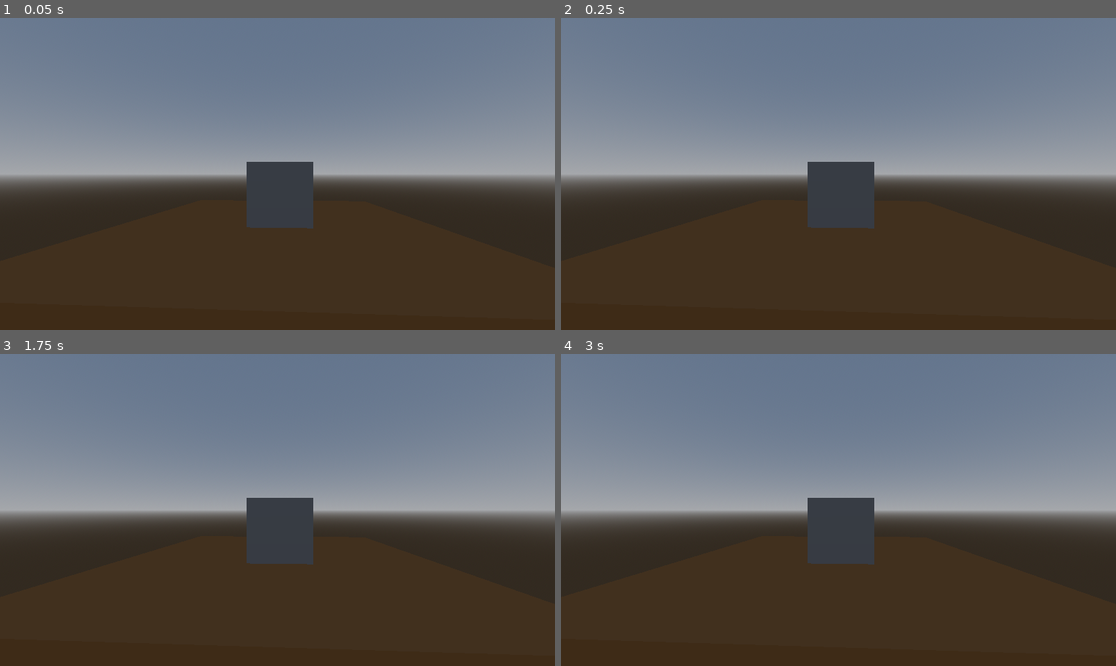
Above: before the commit, frames 1-4 (two rows, left to right).
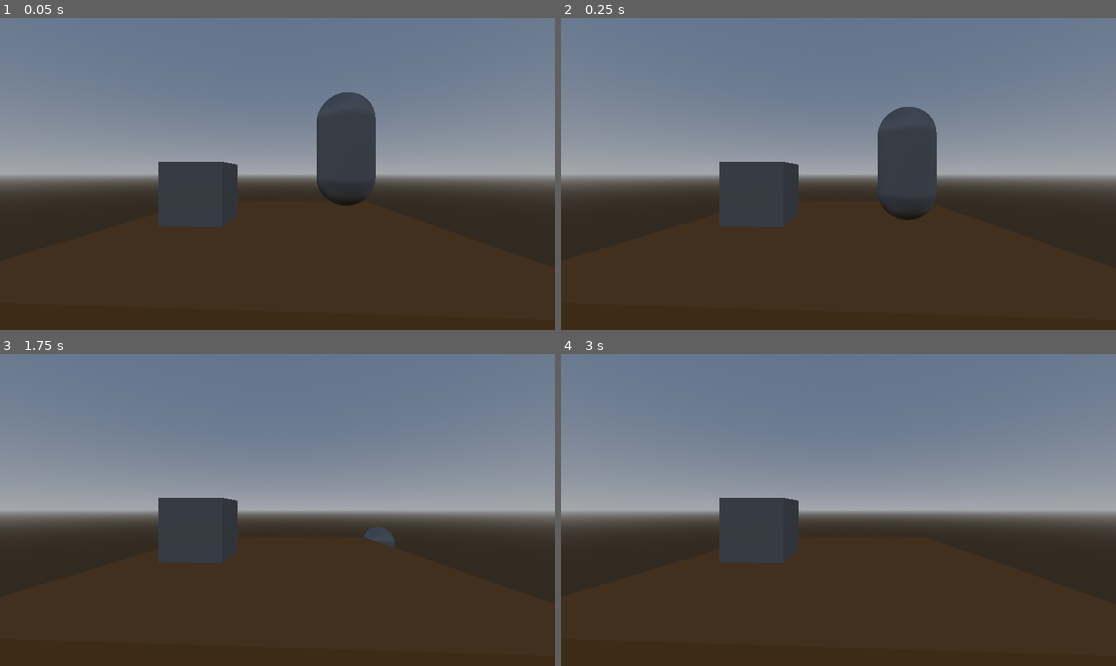
Above: after the commit, the same moments.

Repository: mufasa-dev/Uma-aventura-na-Cidade-Slime
Game: Godot game, scene res://world.tscn
Two runs of this game, one before a commit and one after it. Both use one fixed random seed, a clock stepped at 60 frames per second and the inputs below.
Inputs:
- Up to frame 1 (0.05 s): no input
- Up to frame 2 (0.25 s): no input
- Up to frame 3 (1.75 s): tap Enter (ui_accept) at 0.5, 0.6, 0.77, 1.07, 1.35, 1.52 s; hold Right (ui_right) 0.53-1.28 s; hold Down (ui_down) from 1.28 s (still down)
- Up to frame 4 (3 s): tap Enter (ui_accept) at 1.82, 2.1, 2.75, 2.85 s; release Down (ui_down) at 2.03 s; hold Right (ui_right) 2.03-2.78 s; hold Up (ui_up) from 2.78 s (still down)

The runs differ from the first frame. In frame 1, 7.8% of the frame differs, in the area x 28-68%, y 23-68%; in frame 2, 7.5%; in frame 3, 4.9%; in frame 4, 4.7%.

Commit message:
feat: create example character

Diff:
--- /dev/null
+++ b/novo-projeto-de-jogo/scripts/player.gd
@@ -0,0 +1,28 @@
+extends CharacterBody3D
+
+
+const SPEED = 5.0
+const JUMP_VELOCITY = 4.5
+
+
+func _physics_process(delta: float) -> void:
+	# Add the gravity.
+	if not is_on_floor():
+		velocity += get_gravity() * delta
+
+	# Handle jump.
+	if Input.is_action_just_pressed("ui_accept") and is_on_floor():
+		velocity.y = JUMP_VELOCITY
+
+	# Get the input direction and handle the movement/deceleration.
+	# As good practice, you should replace UI actions with custom gameplay actions.
+	var input_dir := Input.get_vector("ui_left", "ui_right", "ui_up", "ui_down")
+	var direction := (transform.basis * Vector3(input_dir.x, 0, input_dir.y)).normalized()
+	if direction:
+		velocity.x = direction.x * SPEED
+		velocity.z = direction.z * SPEED
+	else:
+		velocity.x = move_toward(velocity.x, 0, SPEED)
+		velocity.z = move_toward(velocity.z, 0, SPEED)
+
+	move_and_slide()
--- a/novo-projeto-de-jogo/world.tscn
+++ b/novo-projeto-de-jogo/world.tscn
@@ -1,4 +1,6 @@
-[gd_scene load_steps=7 format=3 uid="uid://1x0fv0pv2yjy"]
+[gd_scene load_steps=11 format=3 uid="uid://1x0fv0pv2yjy"]
+
+[ext_resource type="Script" uid="uid://obwt7bbqlf7o" path="res://scripts/player.gd" id="1_f3sb7"]
 
 [sub_resource type="StandardMaterial3D" id="StandardMaterial3D_gv5m4"]
 vertex_color_use_as_albedo = true
@@ -7,6 +9,9 @@
 
 [sub_resource type="BoxMesh" id="BoxMesh_gv5m4"]
 material = SubResource("StandardMaterial3D_gv5m4")
+size = Vector3(5, 0.5, 5)
+
+[sub_resource type="BoxShape3D" id="BoxShape3D_f3sb7"]
 size = Vector3(5, 0.5, 5)
 
 [sub_resource type="BoxMesh" id="BoxMesh_f3sb7"]
@@ -21,19 +26,41 @@
 background_color = Color(0.66647506, 0.43171805, 0.24810952, 1)
 sky = SubResource("Sky_f3sb7")
 
+[sub_resource type="CapsuleMesh" id="CapsuleMesh_fj7yv"]
+
+[sub_resource type="CapsuleShape3D" id="CapsuleShape3D_tlwt5"]
+
 [node name="World" type="Node3D"]
 
-[node name="World" type="MeshInstance3D" parent="."]
+[node name="Floor3d" type="StaticBody3D" parent="."]
 transform = Transform3D(1, 0, 0, 0, 1, 0, 0, 0, 1, -0.0015141964, 0.0054564476, -0.0033388138)
+
+[node name="World" type="MeshInstance3D" parent="Floor3d"]
 mesh = SubResource("BoxMesh_gv5m4")
+skeleton = NodePath("../..")
+
+[node name="CollisionShape3D" type="CollisionShape3D" parent="Floor3d"]
+shape = SubResource("BoxShape3D_f3sb7")
 
 [node name="Box" type="MeshInstance3D" parent="."]
-transform = Transform3D(1, 0, 0, 0, 1, 0, 0, 0, 1, -0.1407907, 0.7576382, 0.07039833)
+transform = Transform3D(1, 0, 0, 0, 1, 0, 0, 0, 1, -0.1407907, 0.7576382, -1.3122419)
 mesh = SubResource("BoxMesh_f3sb7")
-skeleton = NodePath("../World")
+skeleton = NodePath("../Floor3d/World")
 
 [node name="Camera3D" type="Camera3D" parent="."]
 transform = Transform3D(0.045607083, 0, -0.9989595, 0, 1, 0, 0.9989595, 0, 0.045607083, -3.7063148, 1.0703255, 0.1767816)
 
 [node name="WorldEnvironment" type="WorldEnvironment" parent="."]
 environment = SubResource("Environment_fj7yv")
+
+[node name="Player" type="CharacterBody3D" parent="."]
+transform = Transform3D(1, 0, 0, 0, 1, 0, 0, 0, 1, 0, 1.5134015, 1.5763891)
+script = ExtResource("1_f3sb7")
+
+[node name="mesh_player" type="MeshInstance3D" parent="Player"]
+transform = Transform3D(1, 0, 0, 0, 1, 0, 0, 0, 1, 0, 0, -0.3590052)
+mesh = SubResource("CapsuleMesh_fj7yv")
+skeleton = NodePath("../..")
+
+[node name="CollisionShape3D" type="CollisionShape3D" parent="Player"]
+shape = SubResource("CapsuleShape3D_tlwt5")
Not shown, added: novo-projeto-de-jogo/scripts/player.gd.uid
